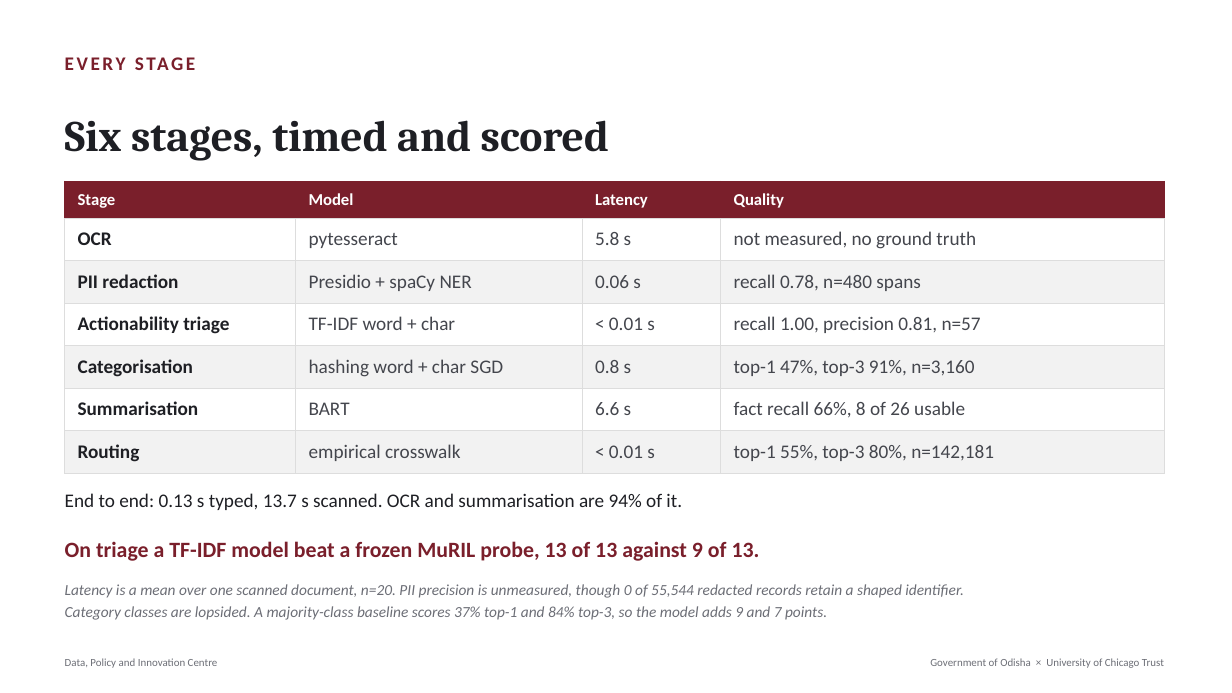
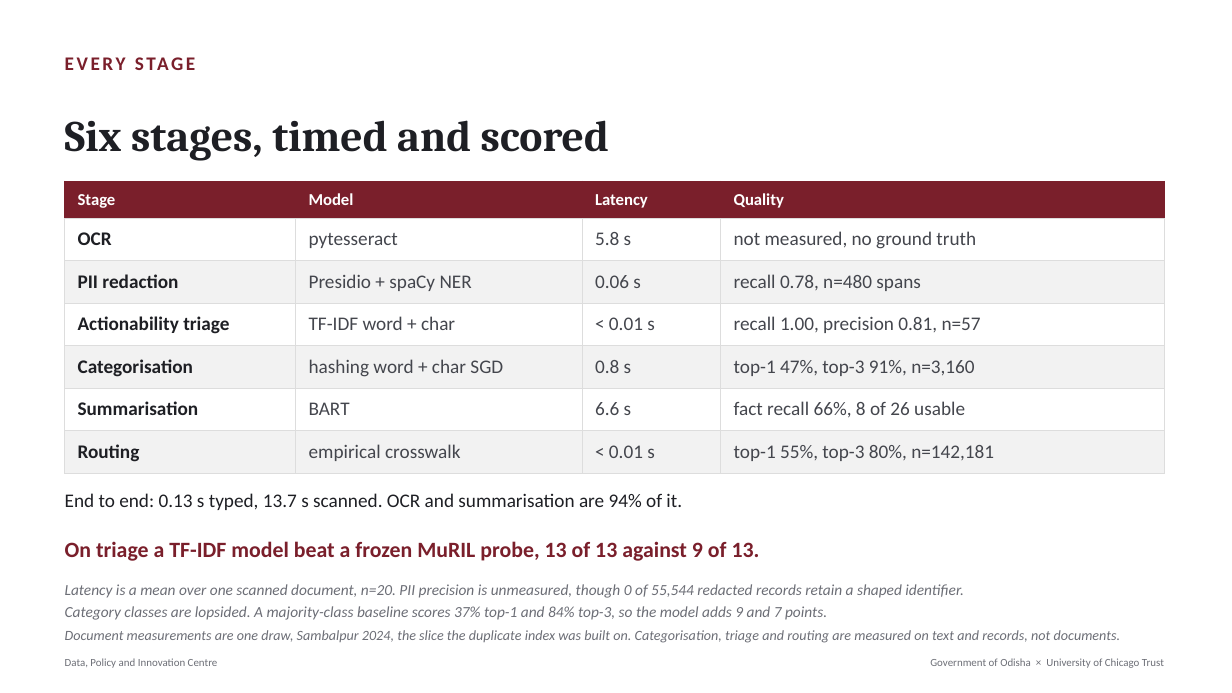
Before and after one commit to Data-Policy-and-Innovation-Centre/janasunani, a slide deck: slide 4 of docs/presentations/2026-08-24-timing-quality/Janasunani_2.0_Timing_and_Quality.pptx. Drawn at 1232x693 pixels with LibreOffice and Linux fonts; fonts in the diff are those of the drawing. Boxes give left, top, right and bottom in pixels: in the first picture for what was removed or moved away, otherwise in the second. Text is boxed around its words. In the diff, an @@ line names an element or a change of style, - is before the commit and + after.

```diff
--- a/docs/presentations/2026-08-24-timing-quality/Janasunani_2.0_Timing_and_Quality.pptx
+++ b/docs/presentations/2026-08-24-timing-quality/Janasunani_2.0_Timing_and_Quality.pptx
@@ text added at box(65, 630, 1121, 643), 11 pt, text #6C6E76, italic @@
+Document measurements are one draw, Sambalpur 2024, the slice the duplicate index was built on. Categorisation, triage and routing are measured on text and records, not documents.
```
Also in this commit, not shown: 1 slide added, 4 other files.
